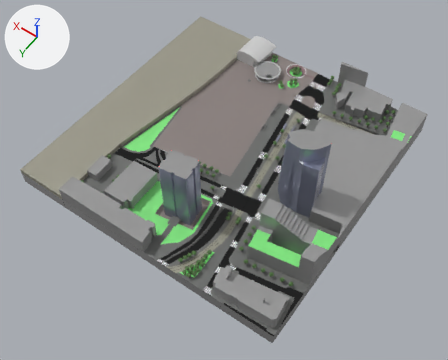
An edit to the glTF model place_de_milan.glb, drawn before and after from the same camera.
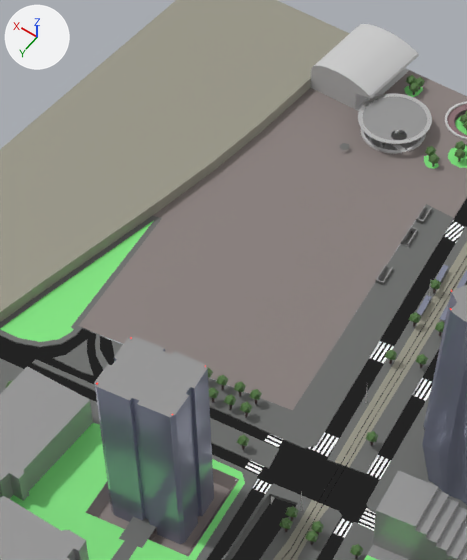
Each version is shown whole from a 50 mm lens placed at (-256.0, 394.0, 554.0), pointed at (-6.0, 44.0, 3.0), then close up on the part from 28% to 66% of the width and 8% to 64% of the height. Every picture has the same lights, and +X, +Y and +Z are marked at upper left. The older version's two pictures come first.

Objects in the first close-up: 'Hall_Gare', 'polygone_implantation', 'quartier' and 32 more.
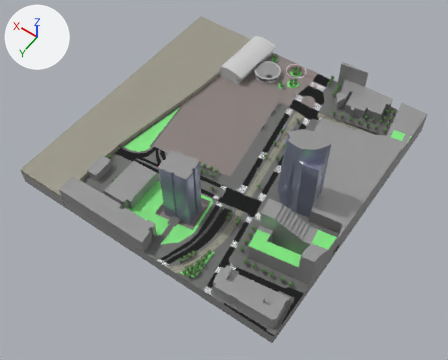
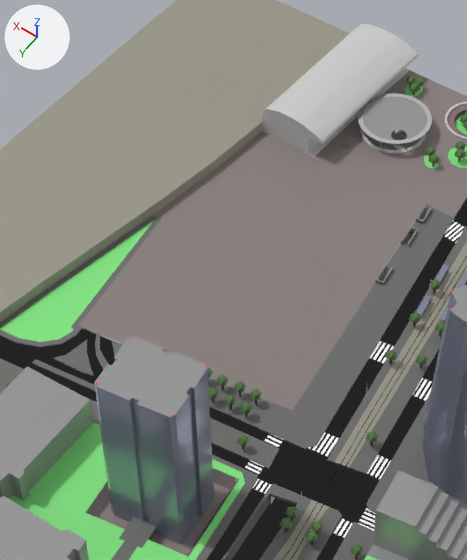
What differs and where, as boxes (x1, y1, x2, y2) in the close-ups (467 x 560 px):
'Extension_Gare', added: after (262, 66, 371, 157)

The change, as a list of edits to the scene's bpy script:
```text
Add me_plan_002:
    me_plan_002.from_pydata(...)  # 56 vertices, 106 faces; spans x 65.6..101.3, y -134.5..-95.3, z 0.0..17.5
    me_plan_002.materials.append(mat_matériau_004)  # light grey #cccccc
Add ob_extension_gare:
    ob_extension_gare = bpy.data.objects.new('Extension_Gare', me_plan_002)
    ob_extension_gare.location = (0.0, 0.0, 0.0)
```
